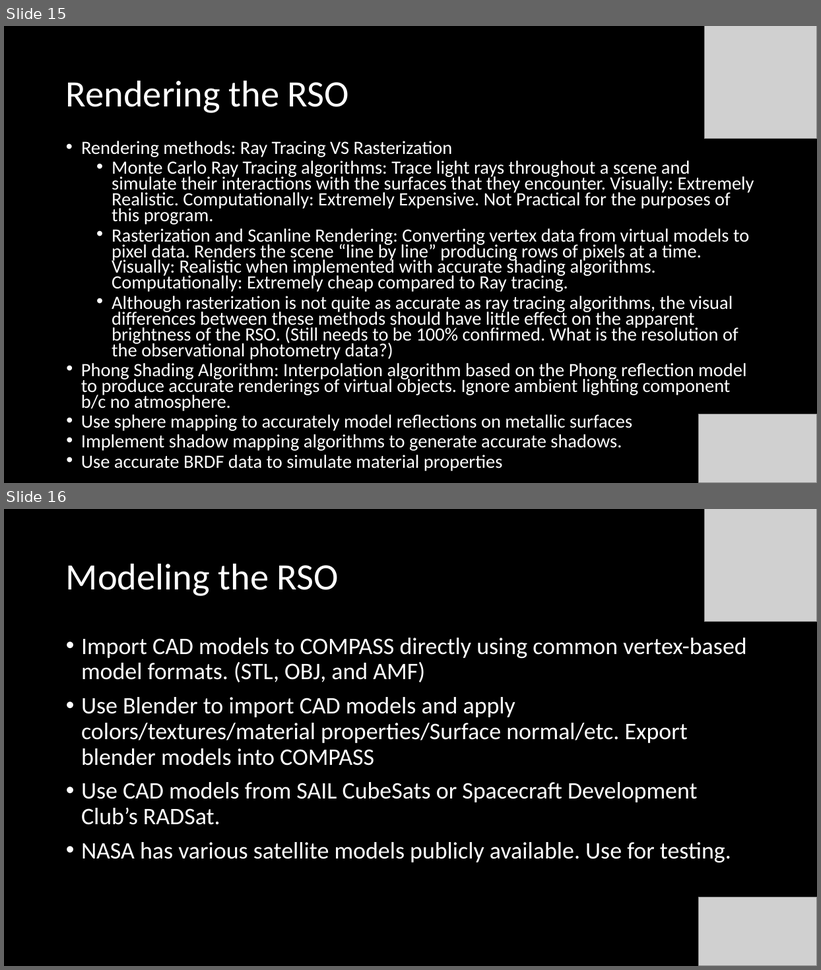
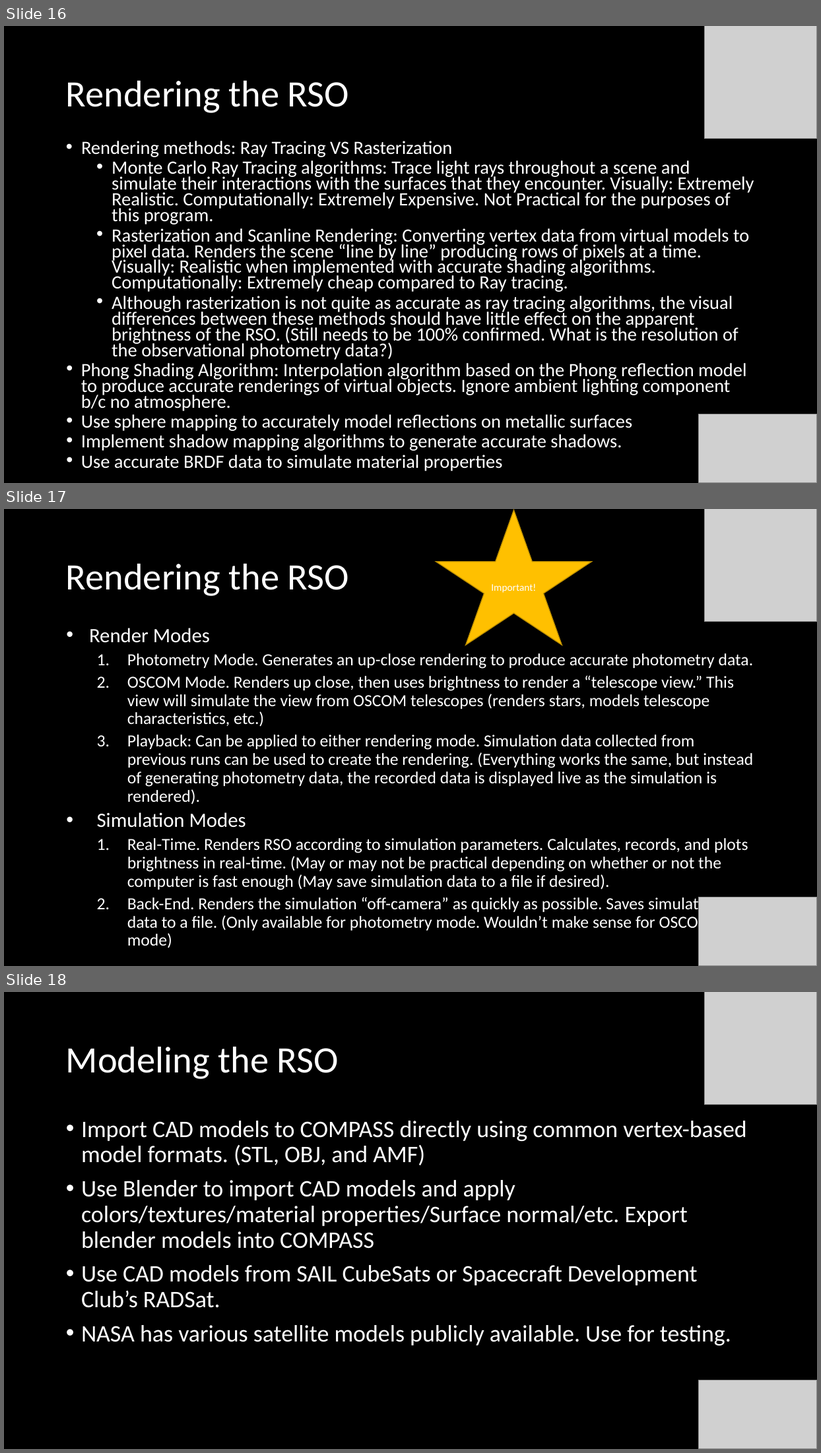
Before and after one commit to henry-valentine/COMPASS, a slide deck: documentation/COMPASS Project Status Document.pptx. Shown one above the other, each under a label of ours: slides 15 and 16 before the commit, slides 16, 17 and 18 after it. The pictures are 821x970 and 821x1453 pixels, drawn with LibreOffice and Linux fonts; fonts in the diff are those of the drawing; grey boxes stand for pictures. Boxes give left, top, right and bottom in pixels: in the first picture for what was removed or moved away, otherwise in the second. Text is boxed around its words. In the diff, an @@ line names an element or a change of style, - is before the commit and + after.

```diff
--- a/documentation/COMPASS Project Status Document.pptx
+++ b/documentation/COMPASS Project Status Document.pptx
@@ slide 17 added at (4, 509, 817, 966), background #000000 @@
@@ star added at (436, 510, 591, 646), fill #FFC000, outline #BD8E00 1 pt, 12 pt, text #FFFFFF @@
+Important!
@@ picture added at (704, 509, 817, 622) @@
@@ title added at (66, 563, 349, 596), 44 pt, text #FFFFFF @@
+Rendering the RSO
@@ text added at (89, 628, 754, 949), 20 pt, text #FFFFFF @@
+  • Render Modes
+    1. Photometry Mode. Generates an up-close rendering to produce accurate photometry data.
+    2. OSCOM Mode. Renders up close, then uses brightness to render a “telescope view.” This view will simulate the view from OSCOM telescopes (renders stars, models telescope characteristics, etc.)
+    3. Playback: Can be applied to either rendering mode. Simulation data collected from previous runs can be used to create the rendering. (Everything works the same, but instead of generating photometry data, the recorded data is displayed live as the simulation is rendered).
+  • Simulation Modes
+    1. Real-Time. Renders RSO according to simulation parameters. Calculates, records, and plots brightness in real-time. (May or may not be practical depending on whether or not the computer is fast enough (May save simulation data to a file if desired).
+    2. Back-End. Renders the simulation “off-camera” as quickly as possible. Saves simulation data to a file. (Only available for photometry mode. Wouldn’t make sense for OSCOM mode)
@@ picture added at (699, 898, 817, 966) @@
@@ what was slide 15 is now slide 16 @@
@@ what was slide 16 is now slide 18 @@
```
Also in this commit, not shown: 8 slides changed, 5 other slides added, 12 other files.
